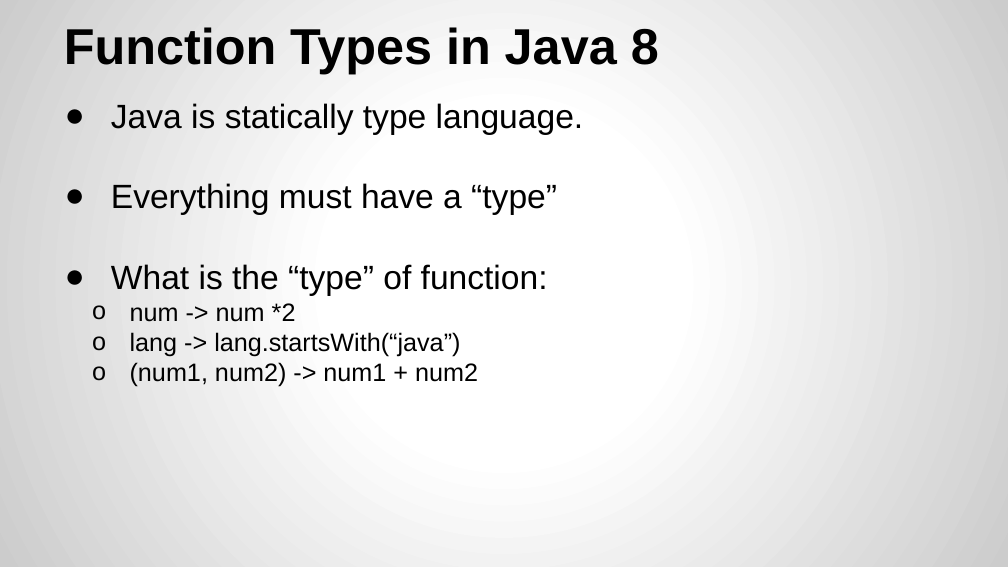
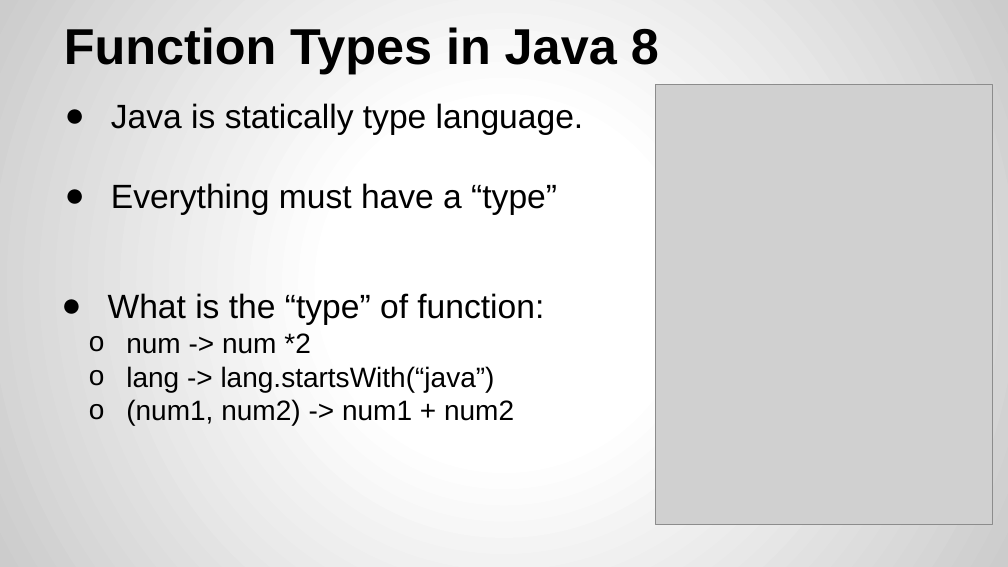
Before and after one commit to yogeshrnaik/presentations, a slide deck: slide 14 of Functional Programming with Java 8.pptx. Drawn at 1008x567 pixels with LibreOffice and Linux fonts; fonts in the diff are those of the drawing; grey boxes stand for pictures. Boxes give left, top, right and bottom in pixels: in the first picture for what was removed or moved away, otherwise in the second. Text is boxed around its words. In the diff, an @@ line names an element or a change of style, - is before the commit and + after.

Commit message:
added images

```diff
--- a/Functional Programming with Java 8.pptx
+++ b/Functional Programming with Java 8.pptx
@@ picture added at (655,85,992,524) @@
@@ text at (111,264,548,387): paragraphs removed @@
-● What is the “type” of function:
-  o num -> num *2
-  o lang -> lang.startsWith(“java”)
-  o (num1, num2) -> num1 + num2
@@ text added at (108,293,544,425), 20 pt, text #000000 @@
+● What is the “type” of function:
+  o num -> num *2
+  o lang -> lang.startsWith(“java”)
+  o (num1, num2) -> num1 + num2
```
Also in this commit, not shown: 13 other slides changed, 2 slides added.
